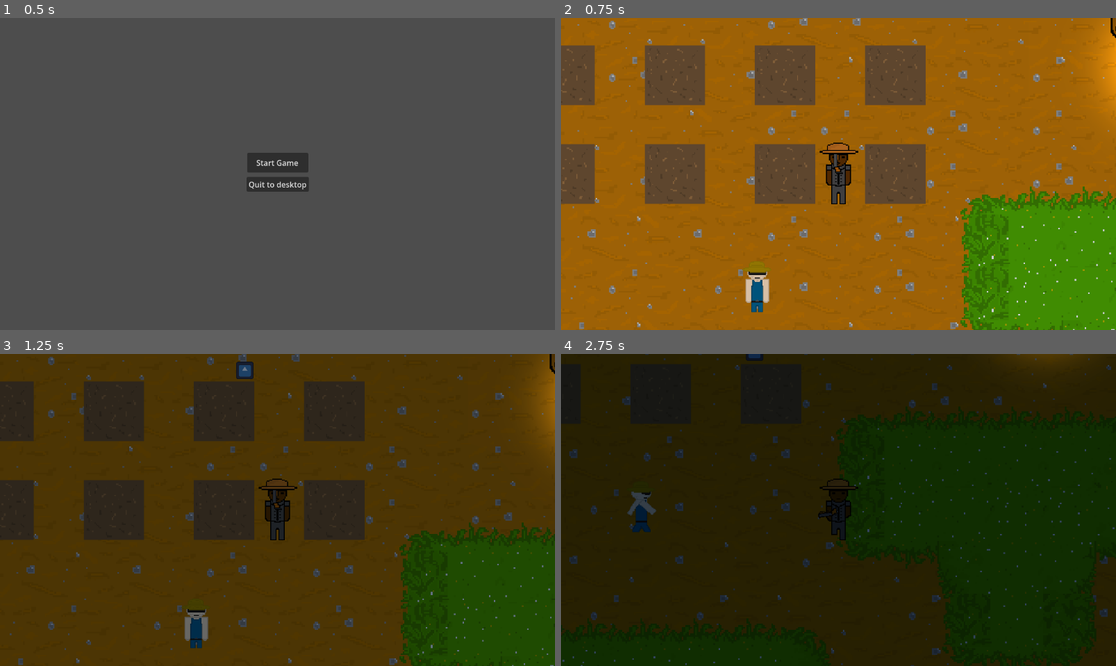
Above: before the commit, frames 1-4 (two rows, left to right).
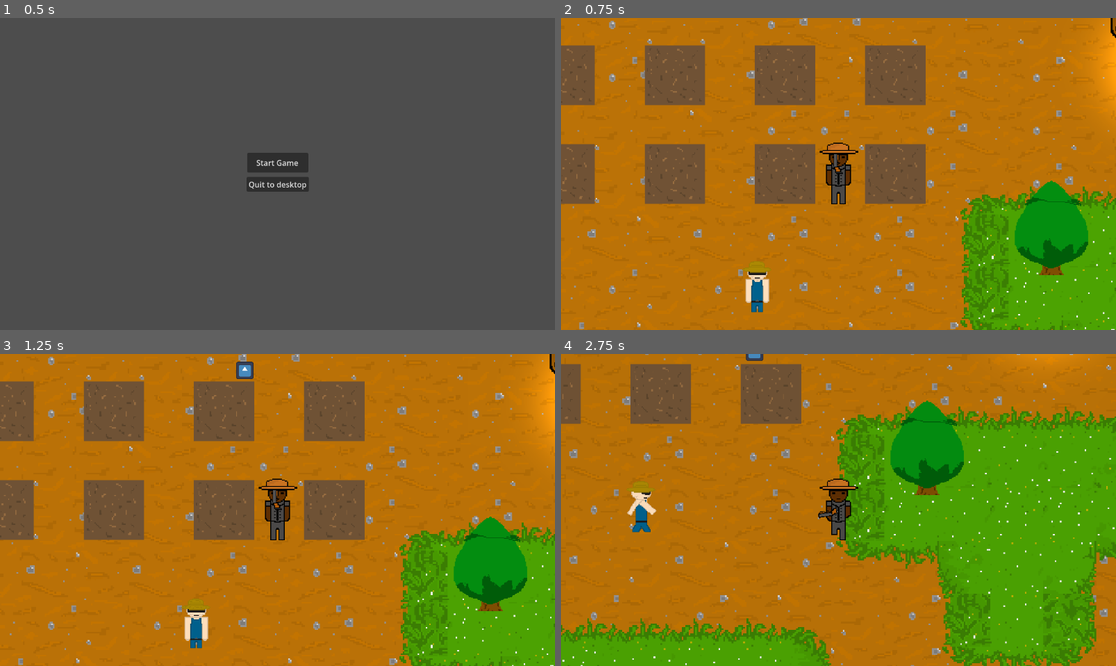
Above: after the commit, the same moments.

Repository: Joeredmile/FarmingDTG
Game: Godot game, scene res://scenes/menu.tscn
The game is run twice, just before and just after one commit, with the same random seed, the same clock (stepped at 60 frames per second) and the same inputs. The engine's default icon, where the game draws it, is replaced by a stand-in: a white triangle on a blue panel in a dark square.
Inputs (mouse positions are in pixels of both pictures, inside the frame that each line leads up to):
- Up to frame 1 (0.5 s): no input
- Up to frame 2 (0.75 s): click "Start Game" at 0.5 s
- Up to frame 3 (1.25 s): no input
- Up to frame 4 (2.75 s): move the mouse to (960, 494) at 1.27 s; hold D (right) 1.28-2.03 s; tap I (i) at 1.35, 2.3 s; move the mouse to (727, 525) at 2.02 s; hold S (down) from 2.03 s (still down); tap 1 (hold_gun) at 2.1 s

Frame 1 is identical in both runs. In frame 2, 74% of the frame differs, in the area x 0-100%, y 0-100%; in frame 3, 100%; in frame 4, 100%.
Error before the commit: Invalid access to property or key 'global_position' on a base object of type 'null instance'. (res://scripts/rabbit.gd:9)

Commit message:
adding a forest need to update variation

Diff:
--- a/farming-dtg/scenes/level_1.tscn
+++ b/farming-dtg/scenes/level_1.tscn
@@ -15,11 +15,12 @@
 [ext_resource type="Texture2D" uid="uid://dt782bifyje03" path="res://assets/test grass level (2).png" id="8_2aecg"]
 [ext_resource type="Texture2D" uid="uid://bd3k46l8u6h46" path="res://assets/DIrt patch with grass corners.png" id="9_7gny6"]
 [ext_resource type="Texture2D" uid="uid://c6gmou2c4mwdr" path="res://assets/DIrt patch with grass corners (1).png" id="11_7nomh"]
-[ext_resource type="PackedScene" uid="uid://ps0fkwbf1u7r" path="res://scenes/shopscene.tscn" id="13_x2xxo"]
-[ext_resource type="PackedScene" uid="uid://ddqtje88s7kfv" path="res://scenes/light.tscn" id="16_7nomh"]
+[ext_resource type="PackedScene" path="res://scenes/shopscene.tscn" id="13_x2xxo"]
+[ext_resource type="PackedScene" path="res://scenes/light.tscn" id="16_7nomh"]
 [ext_resource type="Script" uid="uid://dfvdp53ehpvsp" path="res://scripts/daynightcycle.gd" id="17_1s4pk"]
 [ext_resource type="PackedScene" uid="uid://ddmv3ggvs5hbp" path="res://scenes/rabbit.tscn" id="19_2cbcq"]
-[ext_resource type="PackedScene" uid="uid://bx47omwgerxst" path="res://scenes/rabbit_spawner.tscn" id="20_isj1j"]
+[ext_resource type="PackedScene" path="res://scenes/rabbit_spawner.tscn" id="20_isj1j"]
+[ext_resource type="PackedScene" uid="uid://cuehhtgsthfu3" path="res://scenes/tree.tscn" id="21_so66j"]
 
 [sub_resource type="TileSetAtlasSource" id="TileSetAtlasSource_bswci"]
 texture = ExtResource("1_014kd")
@@ -280,3 +281,422 @@
 
 [node name="rabbit spawners" parent="." unique_id=170633788 instance=ExtResource("20_isj1j")]
 position = Vector2(43, 402)
+
+[node name="Node" type="Node" parent="." unique_id=400579679]
+
+[node name="tree" parent="Node" unique_id=1619515109 instance=ExtResource("21_so66j")]
+position = Vector2(-241, 1859)
+
+[node name="tree14" parent="Node" unique_id=294472315 instance=ExtResource("21_so66j")]
+position = Vector2(1106, 1751)
+
+[node name="tree39" parent="Node" unique_id=633330805 instance=ExtResource("21_so66j")]
+position = Vector2(637, 1731)
+
+[node name="tree40" parent="Node" unique_id=22221976 instance=ExtResource("21_so66j")]
+position = Vector2(-73, 1698)
+
+[node name="tree8" parent="Node" unique_id=934006073 instance=ExtResource("21_so66j")]
+position = Vector2(557, 1695)
+
+[node name="tree9" parent="Node" unique_id=1632204098 instance=ExtResource("21_so66j")]
+position = Vector2(-157, 1684)
+
+[node name="tree10" parent="Node" unique_id=204021436 instance=ExtResource("21_so66j")]
+position = Vector2(411, 1735)
+
+[node name="tree11" parent="Node" unique_id=695653727 instance=ExtResource("21_so66j")]
+position = Vector2(97, 1707)
+
+[node name="tree12" parent="Node" unique_id=566562828 instance=ExtResource("21_so66j")]
+position = Vector2(918, -95)
+
+[node name="tree15" parent="Node" unique_id=1025985111 instance=ExtResource("21_so66j")]
+position = Vector2(755, 393)
+
+[node name="tree13" parent="Node" unique_id=44695270 instance=ExtResource("21_so66j")]
+position = Vector2(117, 670)
+
+[node name="tree2" parent="Node" unique_id=895277810 instance=ExtResource("21_so66j")]
+position = Vector2(69, 1974)
+
+[node name="tree3" parent="Node" unique_id=2126634850 instance=ExtResource("21_so66j")]
+position = Vector2(463, 1818)
+
+[node name="tree4" parent="Node" unique_id=2042838775 instance=ExtResource("21_so66j")]
+position = Vector2(16, 1702)
+
+[node name="tree25" parent="Node" unique_id=542360180 instance=ExtResource("21_so66j")]
+position = Vector2(244, 1747)
+
+[node name="tree17" parent="Node" unique_id=469645516 instance=ExtResource("21_so66j")]
+position = Vector2(-310, 1685)
+
+[node name="tree18" parent="Node" unique_id=1324231842 instance=ExtResource("21_so66j")]
+position = Vector2(303, 1815)
+
+[node name="tree19" parent="Node" unique_id=53715845 instance=ExtResource("21_so66j")]
+position = Vector2(95, 1877)
+
+[node name="tree20" parent="Node" unique_id=462238669 instance=ExtResource("21_so66j")]
+position = Vector2(222, 1802)
+
+[node name="tree21" parent="Node" unique_id=1568828312 instance=ExtResource("21_so66j")]
+position = Vector2(-78, 1791)
+
+[node name="tree22" parent="Node" unique_id=266454156 instance=ExtResource("21_so66j")]
+position = Vector2(166, 1705)
+
+[node name="tree24" parent="Node" unique_id=1595134334 instance=ExtResource("21_so66j")]
+position = Vector2(-328, 1802)
+
+[node name="tree26" parent="Node" unique_id=1938132823 instance=ExtResource("21_so66j")]
+position = Vector2(-314, 1918)
+
+[node name="tree27" parent="Node" unique_id=1240906820 instance=ExtResource("21_so66j")]
+position = Vector2(30, 1789)
+
+[node name="tree28" parent="Node" unique_id=324049573 instance=ExtResource("21_so66j")]
+position = Vector2(311, 1865)
+
+[node name="tree29" parent="Node" unique_id=439881889 instance=ExtResource("21_so66j")]
+position = Vector2(545, 1825)
+
+[node name="tree43" parent="Node" unique_id=2054765167 instance=ExtResource("21_so66j")]
+position = Vector2(628, 1827)
+
+[node name="tree44" parent="Node" unique_id=418137878 instance=ExtResource("21_so66j")]
+position = Vector2(710, 1835)
+
+[node name="tree46" parent="Node" unique_id=1553547466 instance=ExtResource("21_so66j")]
+position = Vector2(545, 1897)
+
+[node name="tree48" parent="Node" unique_id=148329615 instance=ExtResource("21_so66j")]
+position = Vector2(413, 1912)
+
+[node name="tree49" parent="Node" unique_id=663933253 instance=ExtResource("21_so66j")]
+position = Vector2(385, 1871)
+
+[node name="tree51" parent="Node" unique_id=1240590728 instance=ExtResource("21_so66j")]
+position = Vector2(235, 1894)
+
+[node name="tree52" parent="Node" unique_id=1267099998 instance=ExtResource("21_so66j")]
+position = Vector2(158, 1918)
+
+[node name="tree30" parent="Node" unique_id=969681927 instance=ExtResource("21_so66j")]
+position = Vector2(1181, 1731)
+
+[node name="tree36" parent="Node" unique_id=1431722907 instance=ExtResource("21_so66j")]
+position = Vector2(-241, 1755)
+
+[node name="tree31" parent="Node" unique_id=1173621825 instance=ExtResource("21_so66j")]
+position = Vector2(499, 1725)
+
+[node name="tree32" parent="Node" unique_id=837616061 instance=ExtResource("21_so66j")]
+position = Vector2(335, 1743)
+
+[node name="tree33" parent="Node" unique_id=682676948 instance=ExtResource("21_so66j")]
+position = Vector2(377, 1803)
+
+[node name="tree34" parent="Node" unique_id=670840328 instance=ExtResource("21_so66j")]
+position = Vector2(142, 1799)
+
+[node name="tree35" parent="Node" unique_id=589721260 instance=ExtResource("21_so66j")]
+position = Vector2(235, 1945)
+
+[node name="tree54" parent="Node" unique_id=1820687424 instance=ExtResource("21_so66j")]
+position = Vector2(-75, 1894)
+
+[node name="tree55" parent="Node" unique_id=96167949 instance=ExtResource("21_so66j")]
+position = Vector2(10, 1905)
+
+[node name="tree57" parent="Node" unique_id=211313711 instance=ExtResource("21_so66j")]
+position = Vector2(-151, 1940)
+
+[node name="tree56" parent="Node" unique_id=742125672 instance=ExtResource("21_so66j")]
+position = Vector2(-87.00001, 1976)
+rotation = 0.031039964
+
+[node name="tree58" parent="Node" unique_id=653632918 instance=ExtResource("21_so66j")]
+position = Vector2(718.0001, 1476.9998)
+rotation = 0.031039964
+
+[node name="tree60" parent="Node" unique_id=1878951148 instance=ExtResource("21_so66j")]
+position = Vector2(1059.0001, 1304)
+rotation = 0.031039964
+
+[node name="tree67" parent="Node" unique_id=602897483 instance=ExtResource("21_so66j")]
+position = Vector2(-287.00024, 1480.9999)
+rotation = 0.031039964
+
+[node name="tree73" parent="Node" unique_id=696301724 instance=ExtResource("21_so66j")]
+position = Vector2(-229, 908.99994)
+rotation = 0.031039964
+
+[node name="tree59" parent="Node" unique_id=1436517945 instance=ExtResource("21_so66j")]
+position = Vector2(-234.99998, 1981.9999)
+rotation = 0.031039964
+
+[node name="tree37" parent="Node" unique_id=1991364815 instance=ExtResource("21_so66j")]
+position = Vector2(-156, 1787)
+
+[node name="tree38" parent="Node" unique_id=368591845 instance=ExtResource("21_so66j")]
+position = Vector2(714, 1728)
+
+[node name="tree16" parent="Node" unique_id=2090389582 instance=ExtResource("21_so66j")]
+position = Vector2(-309, 2005)
+
+[node name="tree61" parent="Node" unique_id=1247058470 instance=ExtResource("21_so66j")]
+position = Vector2(-156, 2021)
+
+[node name="tree62" parent="Node" unique_id=98082951 instance=ExtResource("21_so66j")]
+position = Vector2(-328, 2079)
+
+[node name="tree63" parent="Node" unique_id=1909413972 instance=ExtResource("21_so66j")]
+position = Vector2(-272, 2104)
+
+[node name="tree64" parent="Node" unique_id=1682667740 instance=ExtResource("21_so66j")]
+position = Vector2(-332, 2167)
+
+[node name="tree65" parent="Node" unique_id=771202376 instance=ExtResource("21_so66j")]
+position = Vector2(-274, 2198)
+
+[node name="tree66" parent="Node" unique_id=1398067792 instance=ExtResource("21_so66j")]
+position = Vector2(-208, 2111)
+
+[node name="tree68" parent="Node" unique_id=233094011 instance=ExtResource("21_so66j")]
+position = Vector2(-133, 2120)
+
+[node name="tree69" parent="Node" unique_id=1194774181 instance=ExtResource("21_so66j")]
+position = Vector2(-139, 2222)
+
+[node name="tree6" parent="Node" unique_id=868076493 instance=ExtResource("21_so66j")]
+position = Vector2(29, 2059)
+
+[node name="tree7" parent="Node" unique_id=29328058 instance=ExtResource("21_so66j")]
+position = Vector2(-155, 1865)
+
+[node name="tree41" parent="Node" unique_id=374058447 instance=ExtResource("21_so66j")]
+position = Vector2(-49, 2240)
+
+[node name="tree70" parent="Node" unique_id=1799297828 instance=ExtResource("21_so66j")]
+position = Vector2(-22, 1976)
+
+[node name="tree71" parent="Node" unique_id=1111753685 instance=ExtResource("21_so66j")]
+position = Vector2(-60, 2103)
+
+[node name="tree72" parent="Node" unique_id=2016999016 instance=ExtResource("21_so66j")]
+position = Vector2(3, 2163.9998)
+rotation = -0.00078926585
+
+[node name="tree74" parent="Node" unique_id=1311438054 instance=ExtResource("21_so66j")]
+position = Vector2(107, 2154.9998)
+rotation = -0.00078926585
+
+[node name="tree75" parent="Node" unique_id=1905042537 instance=ExtResource("21_so66j")]
+position = Vector2(62.000008, 2260)
+rotation = -0.00078926585
+
+[node name="tree76" parent="Node" unique_id=1743975700 instance=ExtResource("21_so66j")]
+position = Vector2(113, 2049.9998)
+rotation = -0.00078926585
+
+[node name="tree77" parent="Node" unique_id=1399659000 instance=ExtResource("21_so66j")]
+position = Vector2(202.00002, 2023)
+rotation = -0.00078926585
+
+[node name="tree78" parent="Node" unique_id=2070381800 instance=ExtResource("21_so66j")]
+position = Vector2(176.00002, 2195)
+rotation = -0.00078926585
+
+[node name="tree79" parent="Node" unique_id=1529218644 instance=ExtResource("21_so66j")]
+position = Vector2(139.00002, 2236)
+rotation = -0.00078926585
+
+[node name="tree80" parent="Node" unique_id=1992801160 instance=ExtResource("21_so66j")]
+position = Vector2(212, 2096)
+rotation = -0.00078926585
+
+[node name="tree81" parent="Node" unique_id=910364095 instance=ExtResource("21_so66j")]
+position = Vector2(291, 2098.9998)
+rotation = -0.00078926585
+
+[node name="tree102" parent="Node" unique_id=1404599752 instance=ExtResource("21_so66j")]
+position = Vector2(385, 2097)
+rotation = -0.00078926585
+
+[node name="tree109" parent="Node" unique_id=1140152073 instance=ExtResource("21_so66j")]
+position = Vector2(490, 2090)
+rotation = -0.00078926585
+
+[node name="tree110" parent="Node" unique_id=2064390503 instance=ExtResource("21_so66j")]
+position = Vector2(613, 2102.9998)
+rotation = -0.00078926585
+
+[node name="tree111" parent="Node" unique_id=1132561989 instance=ExtResource("21_so66j")]
+position = Vector2(716, 2094)
+rotation = -0.00078926585
+
+[node name="tree112" parent="Node" unique_id=1282338973 instance=ExtResource("21_so66j")]
+position = Vector2(819.0001, 2120)
+rotation = -0.00078926585
+
+[node name="tree113" parent="Node" unique_id=1157310423 instance=ExtResource("21_so66j")]
+position = Vector2(891.00006, 2136)
+rotation = -0.00078926585
+
+[node name="tree114" parent="Node" unique_id=486869732 instance=ExtResource("21_so66j")]
+position = Vector2(883.00006, 2189.9998)
+rotation = -0.00078926585
+
+[node name="tree115" parent="Node" unique_id=2021387256 instance=ExtResource("21_so66j")]
+position = Vector2(792.00006, 2173)
+rotation = -0.00078926585
+
+[node name="tree116" parent="Node" unique_id=1717010435 instance=ExtResource("21_so66j")]
+position = Vector2(692, 2167.9998)
+rotation = -0.00078926585
+
+[node name="tree117" parent="Node" unique_id=632605033 instance=ExtResource("21_so66j")]
+position = Vector2(568.00006, 2164.9998)
+rotation = -0.00078926585
+
+[node name="tree118" parent="Node" unique_id=1669412286 instance=ExtResource("21_so66j")]
+position = Vector2(444, 2162.9998)
+rotation = -0.00078926585
+
+[node name="tree119" parent="Node" unique_id=2068649538 instance=ExtResource("21_so66j")]
+position = Vector2(363.00003, 2163.9998)
+rotation = -0.00078926585
+
+[node name="tree120" parent="Node" unique_id=701003021 instance=ExtResource("21_so66j")]
+position = Vector2(364.99997, 2246)
+rotation = -0.00078926585
+
+[node name="tree121" parent="Node" unique_id=430473466 instance=ExtResource("21_so66j")]
+position = Vector2(455.99997, 2240)
+rotation = -0.00078926585
+
+[node name="tree122" parent="Node" unique_id=2024847662 instance=ExtResource("21_so66j")]
+position = Vector2(569.00006, 2233)
+rotation = -0.00078926585
+
+[node name="tree123" parent="Node" unique_id=682063928 instance=ExtResource("21_so66j")]
+position = Vector2(662.99994, 2229.9998)
+rotation = -0.00078926585
+
+[node name="tree124" parent="Node" unique_id=1660328392 instance=ExtResource("21_so66j")]
+position = Vector2(772.00006, 2227.9998)
+rotation = -0.00078926585
+
+[node name="tree125" parent="Node" unique_id=338325351 instance=ExtResource("21_so66j")]
+position = Vector2(920, 2239)
+rotation = -0.00078926585
+
+[node name="tree126" parent="Node" unique_id=769850383 instance=ExtResource("21_so66j")]
+position = Vector2(920, 2239)
+rotation = -0.00078926585
+
+[node name="tree82" parent="Node" unique_id=623445126 instance=ExtResource("21_so66j")]
+position = Vector2(250, 2173)
+rotation = -0.00078926585
+
+[node name="tree89" parent="Node" unique_id=397110285 instance=ExtResource("21_so66j")]
+position = Vector2(287, 2244.9998)
+rotation = -0.00078926585
+
+[node name="tree83" parent="Node" unique_id=278517455 instance=ExtResource("21_so66j")]
+position = Vector2(300, 2020)
+rotation = -0.00078926585
+
+[node name="tree84" parent="Node" unique_id=869576865 instance=ExtResource("21_so66j")]
+position = Vector2(394, 2005.0001)
+rotation = -0.00078926585
+
+[node name="tree85" parent="Node" unique_id=583209053 instance=ExtResource("21_so66j")]
+position = Vector2(496, 1992)
+rotation = -0.00078926585
+
+[node name="tree86" parent="Node" unique_id=2126175373 instance=ExtResource("21_so66j")]
+position = Vector2(584, 2003)
+rotation = -0.00078926585
+
+[node name="tree87" parent="Node" unique_id=777691146 instance=ExtResource("21_so66j")]
+position = Vector2(646, 2004)
+rotation = -0.00078926585
+
+[node name="tree88" parent="Node" unique_id=1783193204 instance=ExtResource("21_so66j")]
+position = Vector2(1105.9999, 1802.0002)
+rotation = -0.00078926585
+
+[node name="tree97" parent="Node" unique_id=295296042 instance=ExtResource("21_so66j")]
+position = Vector2(1176, 1800.0001)
+rotation = -0.00078926585
+
+[node name="tree98" parent="Node" unique_id=1421545340 instance=ExtResource("21_so66j")]
+position = Vector2(1166, 1845.0002)
+rotation = -0.00078926585
+
+[node name="tree99" parent="Node" unique_id=499695980 instance=ExtResource("21_so66j")]
+position = Vector2(1172, 1921.9999)
+rotation = -0.00078926585
+
+[node name="tree100" parent="Node" unique_id=157342531 instance=ExtResource("21_so66j")]
+position = Vector2(1154, 1973)
+rotation = -0.00078926585
+
+[node name="tree101" parent="Node" unique_id=1174238240 instance=ExtResource("21_so66j")]
+position = Vector2(1171, 2024)
+rotation = -0.00078926585
+
+[node name="tree103" parent="Node" unique_id=1287423118 instance=ExtResource("21_so66j")]
+position = Vector2(1158, 2132)
+rotation = -0.00078926585
+
+[node name="tree104" parent="Node" unique_id=295125128 instance=ExtResource("21_so66j")]
+position = Vector2(1170, 2188)
+rotation = -0.00078926585
+
+[node name="tree105" parent="Node" unique_id=1075337551 instance=ExtResource("21_so66j")]
+position = Vector2(1171, 2241.9998)
+rotation = -0.00078926585
+
+[node name="tree106" parent="Node" unique_id=684818729 instance=ExtResource("21_so66j")]
+position = Vector2(987, 2058)
+rotation = -0.00078926585
+
+[node name="tree107" parent="Node" unique_id=905082224 instance=ExtResource("21_so66j")]
+position = Vector2(983, 2133.9998)
+rotation = -0.00078926585
+
+[node name="tree108" parent="Node" unique_id=1494594974 instance=ExtResource("21_so66j")]
+position = Vector2(980, 2179)
+rotation = -0.00078926585
+
+[node name="tree90" parent="Node" unique_id=1004207626 instance=ExtResource("21_so66j")]
+position = Vector2(1112, 1903.9999)
+rotation = -0.00078926585
+
+[node name="tree91" parent="Node" unique_id=978456476 instance=ExtResource("21_so66j")]
+position = Vector2(1062.9999, 1977)
+rotation = -0.00078926585
+
+[node name="tree92" parent="Node" unique_id=67526560 instance=ExtResource("21_so66j")]
+position = Vector2(1098.9999, 2040)
+rotation = -0.00078926585
+
+[node name="tree93" parent="Node" unique_id=1721556367 instance=ExtResource("21_so66j")]
+position = Vector2(1088, 2102)
+rotation = -0.00078926585
+
+[node name="tree94" parent="Node" unique_id=694810305 instance=ExtResource("21_so66j")]
+position = Vector2(1071.9999, 2160.9998)
+rotation = -0.00078926585
+
+[node name="tree95" parent="Node" unique_id=324546851 instance=ExtResource("21_so66j")]
+position = Vector2(1084, 2237)
+rotation = -0.00078926585
+
+[node name="tree96" parent="Node" unique_id=1917067134 instance=ExtResource("21_so66j")]
+position = Vector2(1084, 2237)
+rotation = -0.00078926585
--- /dev/null
+++ b/farming-dtg/scenes/tree.tscn
@@ -0,0 +1,31 @@
+[gd_scene format=3 uid="uid://cuehhtgsthfu3"]
+
+[ext_resource type="Texture2D" uid="uid://rbjl5q7t6dtw" path="res://assets/trees but needs fix yet.png" id="1_avsvi"]
+
+[sub_resource type="AtlasTexture" id="AtlasTexture_vplca"]
+atlas = ExtResource("1_avsvi")
+region = Rect2(0, 0, 128, 128)
+
+[sub_resource type="SpriteFrames" id="SpriteFrames_ict6q"]
+animations = [{
+"frames": [{
+"duration": 1.0,
+"texture": SubResource("AtlasTexture_vplca")
+}],
+"loop": true,
+"name": &"default",
+"speed": 5.0
+}]
+
+[sub_resource type="RectangleShape2D" id="RectangleShape2D_viusy"]
+size = Vector2(82, 48)
+
+[node name="tree" type="AnimatedSprite2D" unique_id=1619515109]
+z_index = 5
+sprite_frames = SubResource("SpriteFrames_ict6q")
+
+[node name="Area2D" type="Area2D" parent="." unique_id=1678317459]
+
+[node name="CollisionShape2D" type="CollisionShape2D" parent="Area2D" unique_id=380389289]
+position = Vector2(2, 53)
+shape = SubResource("RectangleShape2D_viusy")
--- a/farming-dtg/scripts/daynightcycle.gd
+++ b/farming-dtg/scripts/daynightcycle.gd
@@ -2,7 +2,7 @@
 
 const NIGHT_COLOR = Color("#0b213fff")
 const DAY_COLOR = Color("#ffffff")
-const TIME_SCALE = 1.0
+const TIME_SCALE = 0.01
 
 var time = 0
 var time_scale := 1.0
Not shown, added: farming-dtg/assets/trees but needs fix yet.png.import
